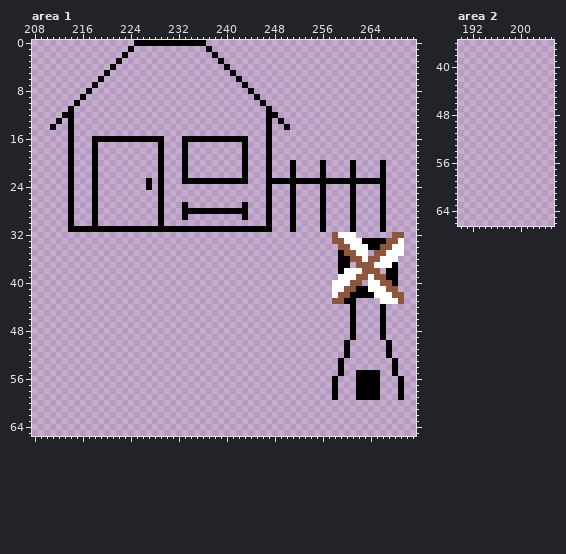
Pixel-art file, stored at Assets/Act1/TileMaps/ForestTileSetAct1.aseprite. That is the earlier state.
272x192 pixels, 1 frame. Colours within 5 levels of each other are drawn and written as one. Shown: area 1: x 208..271, y 0..65; area 2: x 190..205, y 36..66.
And afterwards:
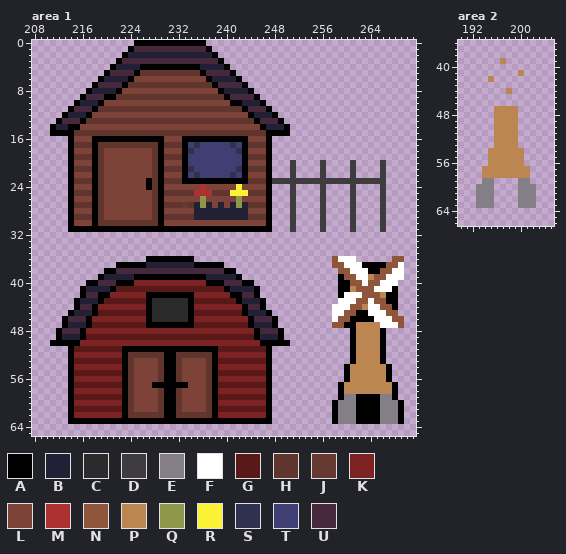
Palette (. is transparent): A #000000  B #222034  C #2b2b2b  D #3e3c3e  E #847e87  F #ffffff  G #5a1919  H #5f352e  J #663931  K #7d2323  L #7d4339  M #ac3232  N #8f563b  P #bb8652  Q #8f974a  R #fbf236  S #30304f  T #3f3f74  U #45283c
Changes in this commit:
Area 1:
y 1: x 225..236 ............ -> UUUUUUUUUUUU
y 2: x 224..237 .............. -> BBBBBBBBBBBBBB
y 3: x 223..238 ................ -> UUUUUUUUUUUUUUUU
y 4: x 222..239 .................. -> BBBBAAAAAAAAAABBBB
y 5: x 221..240 .................... -> UUUUAHHHHHHHHHHAUUUU
y 6: x 220..241 ...................... -> BBBBALLLLLLLLLLLLABBBB
y 7: x 219..242 ........................ -> UUUUAHHHHHHHHHHHHHHAUUUU
y 8: x 218..243 .......................... -> BBBBALLLLLLLLLLLLLLLLABBBB
y 9: x 217..244 ............................ -> UUUAAHHHHHHHHHHHHHHHHHHAUUUU
y 10: x 216..245 .............................. -> BBBALLLLLLLLLLLLLLLLLLLLLAABBB
y 11: x 215..246 ................................ -> UUUAHHHHHHHHHHHHHHHHHHHHHHHHAUUU
y 12: x 214..247 A................................A -> BBBALLLLLLLLLLLLLLLLLLLLLLLLLLABBB
y 13: x 213..248 .A................................A. -> UUUAHHHHHHHHHHHHHHHHHHHHHHHHHHHHAUUU
y 14: x 212..213 .. -> BB; x 215..249 ................................A.. -> ALLLLLLLLLLLLLLLLLLLLLLLLLLLLLLABBB
y 15: x 211..213 ... -> AAA; x 215..246 ................................ -> HHHHHHHHHHHHHHHHHHHHHHHHHHHHHHHH; x 248..250 ... -> AAA
y 16: x 215..217 ... -> LLL; x 230..232 ... -> LLL; x 244..246 ... -> LLL
y 17: x 215..217 ... -> HHH; x 219..228 .......... -> HHHHHHHHHH; x 230..232 ... -> HHH; x 234..242 ......... -> TSTTTTTST; x 244..246 ... -> HHH
y 18: x 215..217 ... -> LLL; x 219..228 .......... -> HLLLLLLLLH; x 230..232 ... -> LLL; x 234..242 ......... -> STTTTTTTS; x 244..246 ... -> LLL
y 19: x 215..217 ... -> HHH; x 219..228 .......... -> HLLLLLLLLH; x 230..232 ... -> HHH; x 234..242 ......... -> TTTTTTTTT; x 244..246 ... -> HHH
y 20: x 215..217 ... -> LLL; x 219..228 .......... -> HLLLLLLLLH; x 230..232 ... -> LLL; x 234..242 ......... -> TTTTTTTTT; x 244..246 ... -> LLL; x 251 A -> D; x 256 A -> D; x 261 A -> D; x 266 A -> D
y 21: x 215..217 ... -> HHH; x 219..228 .......... -> HLLLLLLLLH; x 230..232 ... -> HHH; x 234..242 ......... -> STTTTTTTS; x 244..246 ... -> HHH; x 251 A -> D; x 256 A -> D; x 261 A -> D; x 266 A -> D
y 22: x 215..217 ... -> LLL; x 219..228 .......... -> HLLLLLLLLH; x 230..232 ... -> LLL; x 234..242 ......... -> TSTTTTTST; x 244..246 ... -> LLL; x 251 A -> D; x 256 A -> D; x 261 A -> D; x 266 A -> D
y 23: x 215..217 ... -> HHH; x 219..226 ........ -> HLLLLLLL; x 228 . -> H; x 230..232 ... -> HHH; x 244..246 ... -> HHH; x 248..266 AAAAAAAAAAAAAAAAAAA -> DDDDDDDDDDDDDDDDDDD
y 24: x 215..217 ... -> LLL; x 219..226 ........ -> HLLLLLLL; x 228 . -> H; x 230..246 ................. -> LLLLLLMLLLLLRLLLL; x 251 A -> D; x 256 A -> D; x 261 A -> D; x 266 A -> D
y 25: x 215..217 ... -> HHH; x 219..228 .......... -> HLLLLLLLLH; x 230..246 ................. -> HHHHHMMMHHHRRRHHH; x 251 A -> D; x 256 A -> D; x 261 A -> D; x 266 A -> D
y 26: x 215..217 ... -> LLL; x 219..228 .......... -> HLLLLLLLLH; x 230..246 ................. -> LLLLLLQLLLLLQLLLL; x 251 A -> D; x 256 A -> D; x 261 A -> D; x 266 A -> D
y 27: x 215..217 ... -> HHH; x 219..228 .......... -> HLLLLLLLLH; x 230..246 ...A.........A... -> HHHJHBQBLBLBQBHHH; x 251 A -> D; x 256 A -> D; x 261 A -> D; x 266 A -> D
y 28: x 215..217 ... -> LLL; x 219..228 .......... -> HLLLLLLLLH; x 230..246 ...AAAAAAAAAAA... -> LLLLLBBBBBBBBBLLL; x 251 A -> D; x 256 A -> D; x 261 A -> D; x 266 A -> D
y 29: x 215..217 ... -> HHH; x 219..228 .......... -> HLLLLLLLLH; x 230..246 ...A.........A... -> HHHHHBBBBBBBBBHHH; x 251 A -> D; x 256 A -> D; x 261 A -> D; x 266 A -> D
y 30: x 215..217 ... -> LLL; x 219..228 .......... -> HHHHHHHHHH; x 230..246 ................. -> LLLLLLLLLLLLLLLLL; x 251 A -> D; x 256 A -> D; x 261 A -> D; x 266 A -> D
y 31: x 251 A -> D; x 256 A -> D; x 261 A -> D; x 266 A -> D
y 32: x 258..261 NFFF -> ....; x 268..269 NN -> ..
y 33: x 258..269 NNFFFAAAANNF -> ............
y 34: x 259..269 NNFFFAANNFF -> ...........
y 35: x 259..263 ANNFF -> .....; x 265..269 NNFFF -> .....
y 36: x 227..234 ........ -> AAAAAAAA; x 258..269 .AANNFNNFFF. -> NFFF......NN
y 37: x 222..239 .................. -> AAAAABBBBBBBBAAAAA; x 258..269 .AA.NNNFFFA. -> NNFFFAAAANNF
y 38: x 220..241 ...................... -> AAUUUUUUUUUUUUUUUUUUAA; x 259..260 AF -> NN; x 263..269 NNN.AA. -> FAANNFF
y 39: x 219..242 ........................ -> ABBBBBAAAAAAAAAAAABBBBBA; x 259..264 FFFNNF -> ANNFFP; x 267..269 AA. -> FFF
y 40: x 217..244 ............................ -> AAUUUAAAKKKKKKKKKKKKAAAUUUAA; x 258..260 FFF -> .AA; x 263..268 .FFNNA -> FNNFFF
y 41: x 216..245 .............................. -> ABBBBAGGGGGGGGGGGGGGGGGGABBBBA; x 258..264 FFNNAAF -> .AAPNNN; x 267..268 NN -> FA
y 42: x 216..245 .............................. -> AUUAAKKKKKKAAAAAAAAKKKKKKAAUUA; x 258..269 FNNAAAAFFFNN -> .AFFFNNNPAA.
y 43: x 215..246 ................................ -> ABBBAGGGGGGGACCCCCCAGGGGGGGABBBA; x 258..269 NNAA....FFFN -> .FFFNNFNNAA.
y 44: x 215..246 ................................ -> AUUAKKKKKKKKACCCCCCAKKKKKKKKAUUA; x 258..268 ...A....A.. -> FFFNNPFFNNA
y 45: x 214..247 .................................. -> ABBBAGGGGGGGGACCCCCCAGGGGGGGGABBBA; x 258..268 ...A....A.. -> FFNNAAFFFNN
y 46: x 213..248 .................................... -> AUUUAKKKKKKKKKACCCCCCAKKKKKKKKKAUUUA; x 258..260 ... -> FNN; x 262..269 ....A... -> AAAFFFNN
y 47: x 213..248 .................................... -> ABBBAGGGGGGGGGAAAAAAAAGGGGGGGGGABBBA; x 258..260 ... -> NNA; x 262..269 ....A... -> PPPPFFFN
y 48: x 212..249 ...................................... -> AUUUAKKKKKKKKKKKKKKKKKKKKKKKKKKKKAUUUA; x 262..265 .... -> PPPP
y 49: x 212..249 ...................................... -> ABBBAGGGGGGGGGGGGGGGGGGGGGGGGGGGGABBBA; x 262..265 .... -> PPPP
y 50: x 211..250 ........................................ -> AAAAAKKKKKKKKKKKKKKKKKKKKKKKKKKKKKKAAAAA; x 260..267 A......A -> .APPPPA.
y 51: x 214..247 .................................. -> AGGGGGGGGAAAAAAAAAAAAAAAAGGGGGGGGA; x 260..267 A......A -> .APPPPA.
y 52: x 214..247 .................................. -> AKKKKKKKKAHHHHHHAAHHHHHHAKKKKKKKKA; x 260..267 A......A -> .APPPPA.
y 53: x 214..247 .................................. -> AGGGGGGGGAHLLLLHAAHLLLLHAGGGGGGGGA; x 259 A -> .; x 261..266 ...... -> APPPPA; x 268 A -> .
y 54: x 214..247 .................................. -> AKKKKKKKKAHLLLLHAAHLLLLHAKKKKKKKKA; x 259..268 A........A -> .APPPPPPA.
y 55: x 214..247 .................................. -> AGGGGGGGGAHLLLLHAAHLLLLHAGGGGGGGGA; x 259..268 A..AAAA..A -> .APPPPPPA.
y 56: x 214..247 .................................. -> AKKKKKKKKAHLLLLHAAHLLLLHAKKKKKKKKA; x 258 A -> .; x 260..267 ..AAAA.. -> APPPPPPA; x 269 A -> .
y 57: x 214..247 .................................. -> AGGGGGGGGAHLLLAAAAAALLLHAGGGGGGGGA; x 258..269 A...AAAA...A -> .APPPPPPPPA.
y 58: x 214..247 .................................. -> AKKKKKKKKAHLLLLHAAHLLLLHAKKKKKKKKA; x 258..269 A...AAAA...A -> .APPPPPPPPA.
y 59: x 214..247 .................................. -> AGGGGGGGGAHLLLLHAAHLLLLHAGGGGGGGGA; x 258..261 A... -> .AEE; x 266..269 ...A -> EEA.
y 60: x 214..247 .................................. -> AKKKKKKKKAHLLLLHAAHLLLLHAKKKKKKKKA; x 258..269 ............ -> AEEEAAAAEEEA
y 61: x 214..247 .................................. -> AGGGGGGGGAHLLLLHAAHLLLLHAGGGGGGGGA; x 258..269 ............ -> AEEEAAAAEEEA
y 62: x 214..247 .................................. -> AKKKKKKKKAHHHHHHAAHHHHHHAKKKKKKKKA; x 258..269 ............ -> AEEEAAAAEEEA
y 63: x 214..247 .................................. -> AAAAAAAAAAAAAAAAAAAAAAAAAAAAAAAAAA; x 258..269 ............ -> AEEEAAAAEEEA
Area 2:
y 39: x 197 . -> P
y 41: x 200 . -> P
y 42: x 195 . -> P
y 44: x 198 . -> P
y 47..53: x 196..199 .... -> PPPP
y 54..56: x 195..200 ...... -> PPPPPP
y 57..58: x 194..201 ........ -> PPPPPPPP
y 59: x 194..195 .. -> EE; x 200..201 .. -> EE
y 60..63: x 193..195 ... -> EEE; x 200..202 ... -> EEE
